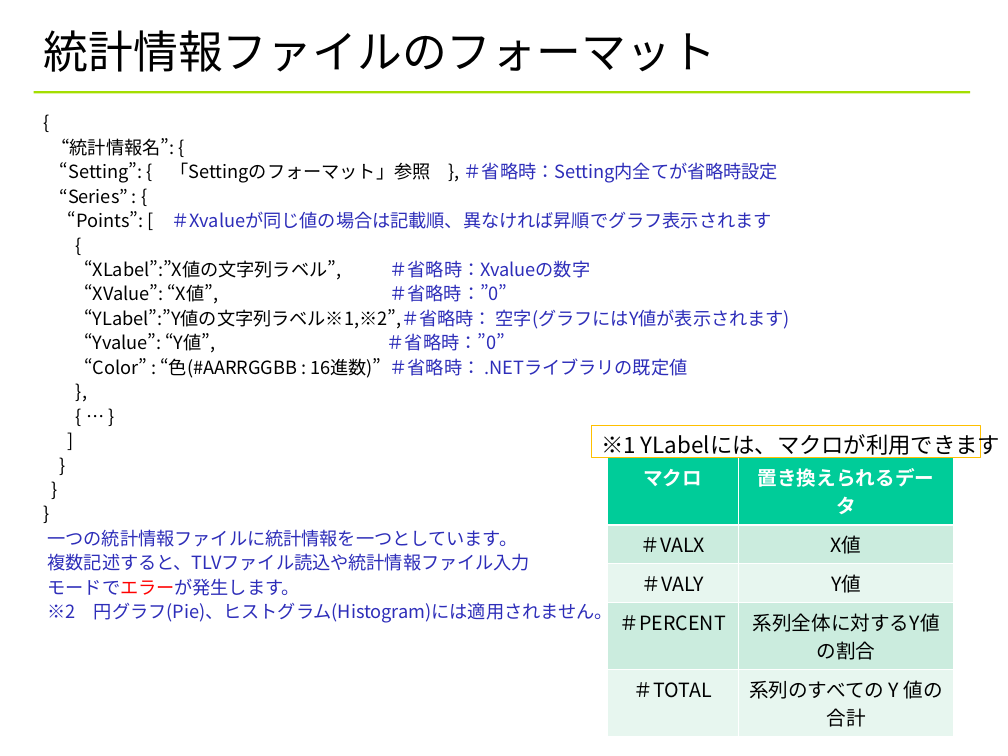
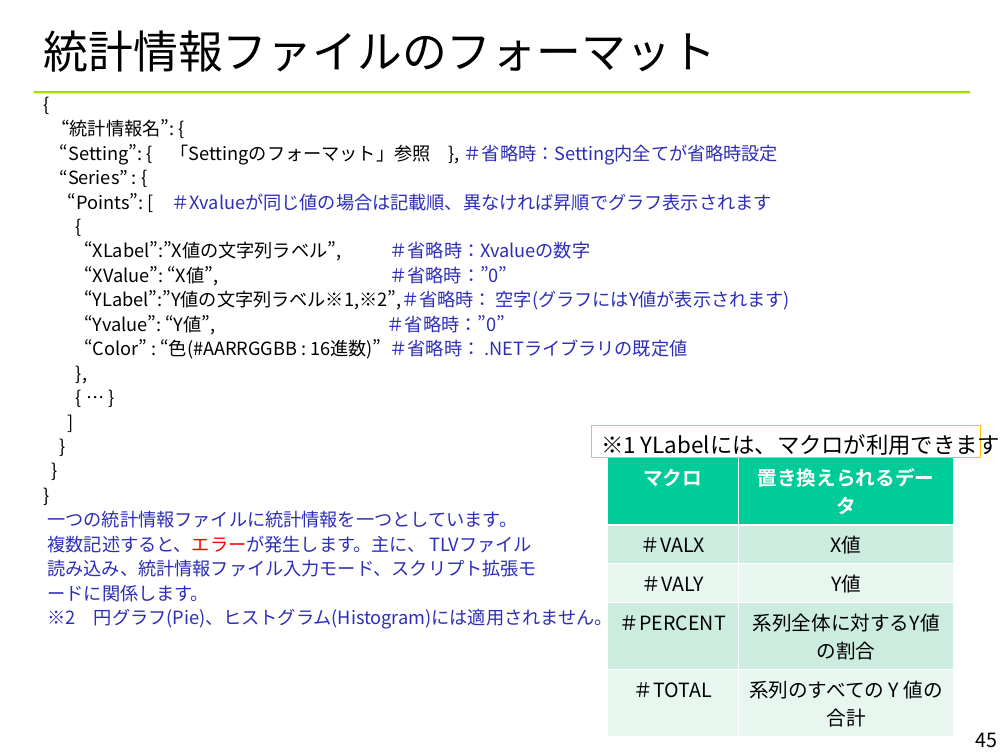
Before and after one commit to YixiaoLi/tlv4mc, a slide deck: slide 45 of doc/statistics_viewer_manual.ppt (slide 44 before the commit). Drawn at 1008x756 pixels with LibreOffice and Linux fonts; fonts in the diff are those of the drawing; background and template pictures are left out. Boxes give left, top, right and bottom in pixels: in the first picture for what was removed or moved away, otherwise in the second. Text is boxed around its words. In the diff, an @@ line names an element or a change of style, - is before the commit and + after.

Commit message:
StatisticsViewer.cs ・SeriesTitleが設定されている場合のみ凡例表示するように修正
StatisticsGenerator.cs
・スクリプト拡張モードでの統計情報ファイル受け取り部分が誤っていたのを修正

asp_cpu_utilization.sgr
・指定ファイルが旧名だったのを修正

statistics_viewer_manual.ppt
・「円グラフについて」を追加し、見方などの説明を追加
・「統計情報ファイルのフォーマット」に、スクリプト拡張モードでもエラーが出ることを追加

```diff
--- a/doc/statistics_viewer_manual.ppt
+++ b/doc/statistics_viewer_manual.ppt
@@ text "{": place and size @@
-text "{" at (48,138,790,624)
+text "{" at (48,119,790,629)
@@ text at (48,535,537,602): text changed @@
-複数記述すると、TLVファイル読込や統計情報ファイル入力
-モードでエラーが発生します。
+複数記述すると、エラーが発生します。主に、 TLVファイル
+読み込み、統計情報ファイル入力モード、スクリプト拡張モ
+ードに関係します。
@@ page number added at (976,732,998,748), 14 pt, text #000000 @@
+45
```
Also in this commit, not shown: 42 other slides changed, 1 slide added, 4 other files.
